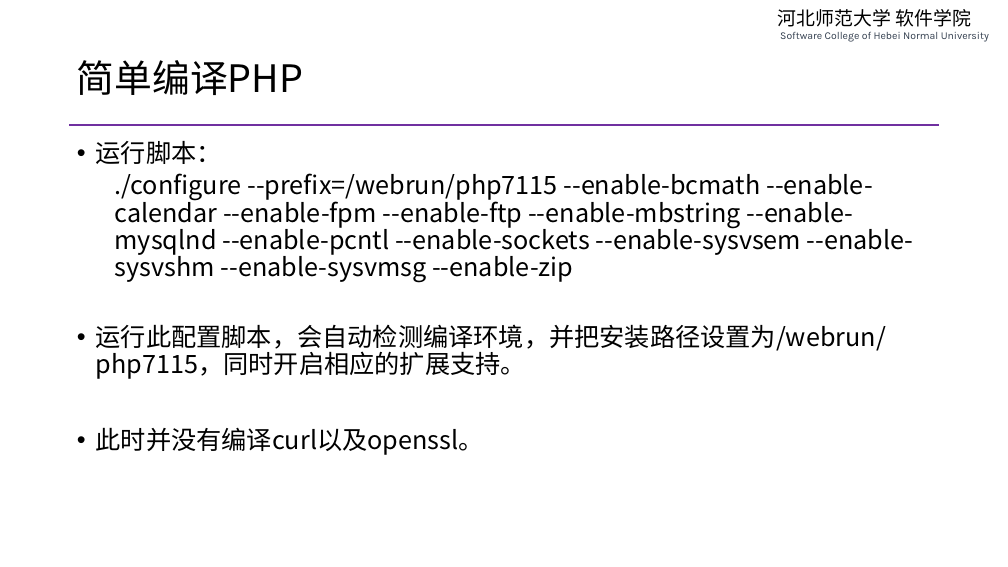
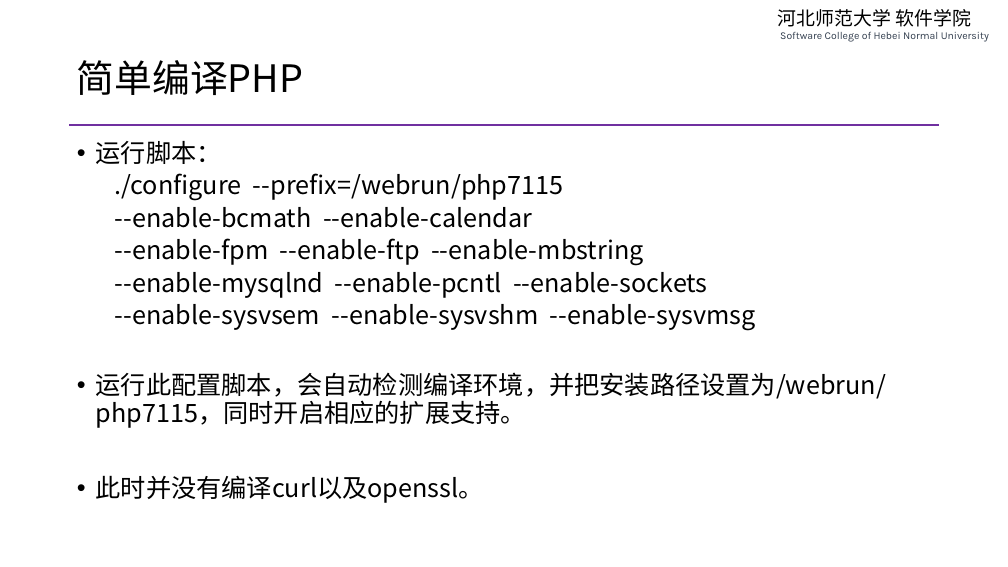
Before and after one commit to edu2act/course-php-serverside-development-on-linux, a slide deck: slide 14 of materials/slides/ch02-complie-php-source-code.pptx (slide 15 before the commit). Drawn at 1008x567 pixels with LibreOffice and Linux fonts; fonts in the diff are those of the drawing. Boxes give left, top, right and bottom in pixels: in the first picture for what was removed or moved away, otherwise in the second. Text is boxed around its words. In the diff, an @@ line names an element or a change of style, - is before the commit and + after.

```diff
--- a/materials/slides/ch02-complie-php-source-code.pptx
+++ b/materials/slides/ch02-complie-php-source-code.pptx
@@ text at (x1=115, y1=173, x2=756, y2=331): text changed @@
-  ./configure --prefix=/webrun/php7115 --enable-bcmath --enable-calendar --enable-fpm --enable-ftp --enable-mbstring --enable-mysqlnd --enable-pcntl --enable-sockets --enable-sysvsem --enable-sysvshm --enable-sysvmsg --enable-zip
+  ./configure --prefix=/webrun/php7115
+  --enable-bcmath --enable-calendar
+  --enable-fpm --enable-ftp --enable-mbstring
+  --enable-mysqlnd --enable-pcntl --enable-sockets
+  --enable-sysvsem --enable-sysvshm --enable-sysvmsg
```
Also in this commit, not shown: 4 other slides changed, 4 slides added, 1 slide removed, 3 other files.
